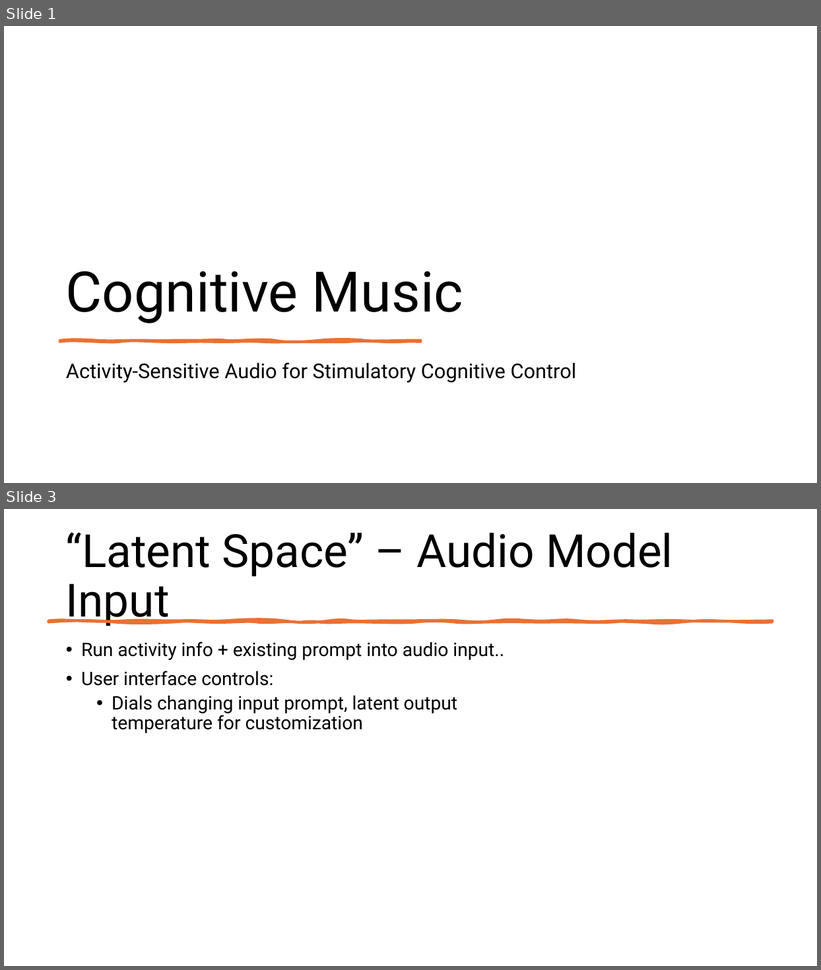
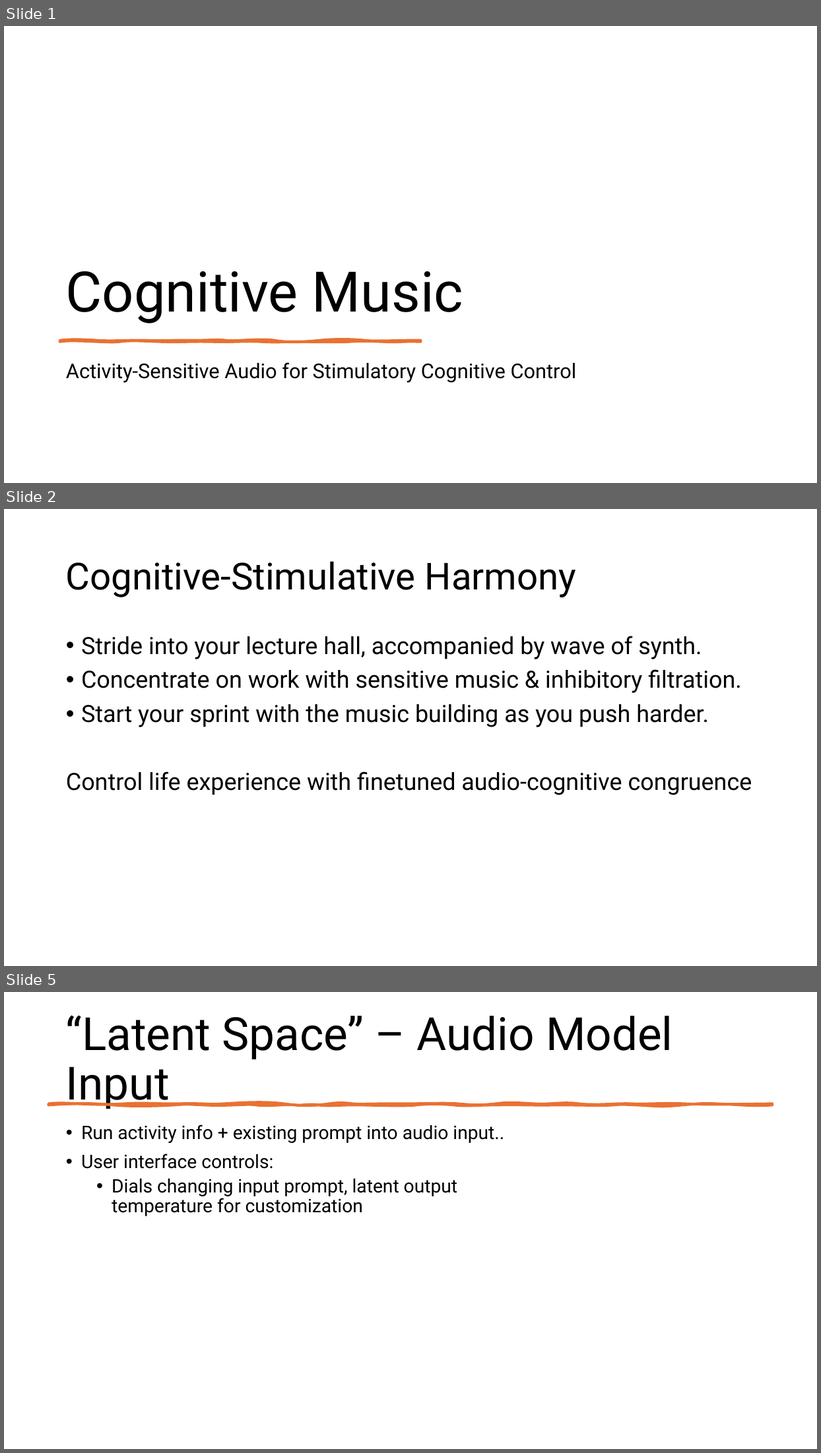
Before and after one commit to liammchugh/Cognitive-Devices, a slide deck: cognitive_music/Cognitive Music.pptx. Shown one above the other, each under a label of ours: slides 1 and 3 before the commit, slides 1, 2 and 5 after it; the slides between them are not shown. The pictures are 821x970 and 821x1453 pixels, drawn with LibreOffice and Linux fonts; fonts in the diff are those of the drawing. Boxes give left, top, right and bottom in pixels: in the first picture for what was removed or moved away, otherwise in the second. Text is boxed around its words. In the diff, an @@ line names an element or a change of style, - is before the commit and + after.

```diff
--- a/cognitive_music/Cognitive Music.pptx
+++ b/cognitive_music/Cognitive Music.pptx
@@ slide 2 added at (4, 509, 817, 966), background #FFFFFF @@
@@ title added at (66, 561, 577, 597), 44 pt, text #000000 @@
+Cognitive-Stimulative Harmony
@@ text added at (66, 636, 752, 795), 28 pt, text #000000 @@
+• Stride into your lecture hall, accompanied by wave of synth.
+• Concentrate on work with sensitive music & inhibitory filtration.
+• Start your sprint with the music building as you push harder.
+Control life experience with finetuned audio-cognitive congruence
@@ what was slide 3 is now slide 5 @@
```
Also in this commit, not shown: 1 slide changed, 2 other slides added, 1 slide removed.
